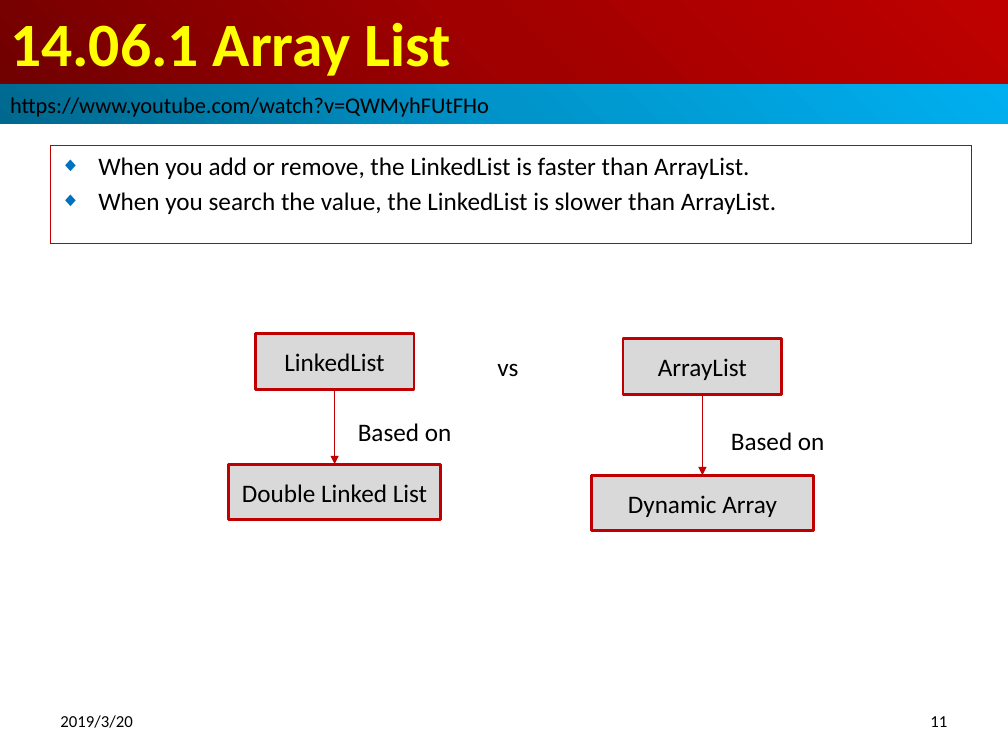
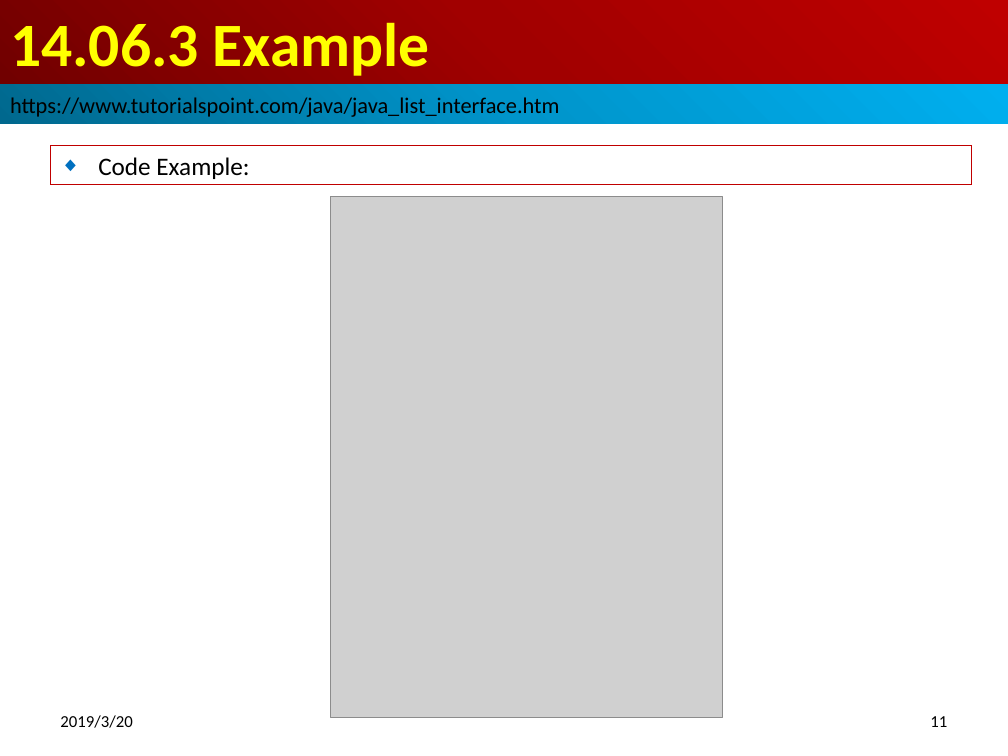
Before and after one commit to peterhchen/100-Java-Topic, a slide deck: slide 11 of 14_01_13_CollectionGeneric/ch1406_LinkedArrayList/15_01_14.06_LinkedArrayList.pptx. Drawn at 1008x756 pixels with LibreOffice and Linux fonts; fonts in the diff are those of the drawing; grey boxes stand for pictures. Boxes give left, top, right and bottom in pixels: in the first picture for what was removed or moved away, otherwise in the second. Text is boxed around its words. In the diff, an @@ line names an element or a change of style, - is before the commit and + after.

Commit message:
LinkedList vs. ArrayList

```diff
--- a/14_01_13_CollectionGeneric/ch1406_LinkedArrayList/15_01_14.06_LinkedArrayList.pptx
+++ b/14_01_13_CollectionGeneric/ch1406_LinkedArrayList/15_01_14.06_LinkedArrayList.pptx
@@ title at [10, 22, 430, 76]: text changed @@
-14.06.1 Array List
+14.06.3 Example
@@ text in rectangle at [10, 97, 559, 117]: text changed @@
-https://www.youtube.com/watch?v=QWMyhFUtFHo
+https://www.tutorialspoint.com/java/java_list_interface.htm
@@ subtitle "Code Example:": place and size @@
-subtitle "Code Example:" at [50, 145, 971, 244]
+subtitle "Code Example:" at [50, 145, 971, 184]
@@ subtitle at [98, 157, 249, 179]: text changed @@
-◆ When you add or remove, the LinkedList is faster than ArrayList.
-◆ When you search the value, the LinkedList is slower than ArrayList.
+◆ Code Example:
@@ picture added at [331, 197, 722, 718] @@
@@ rectangle removed at [255, 334, 413, 389] @@
-LinkedList
@@ rectangle removed at [623, 339, 781, 394] @@
-ArrayList
@@ arrow removed from (335, 389) to (335, 465) @@
@@ text removed at [497, 363, 518, 377] @@
-vs
@@ arrow removed from (703, 394) to (703, 475) @@
@@ text removed at [358, 423, 451, 442] @@
-Based on
@@ text removed at [731, 432, 824, 451] @@
-Based on
@@ rectangle removed at [229, 465, 442, 520] @@
-Double Linked List
@@ rectangle removed at [592, 475, 813, 530] @@
-Dynamic Array
```
Also in this commit, not shown: 3 other slides changed, 1 other file.
